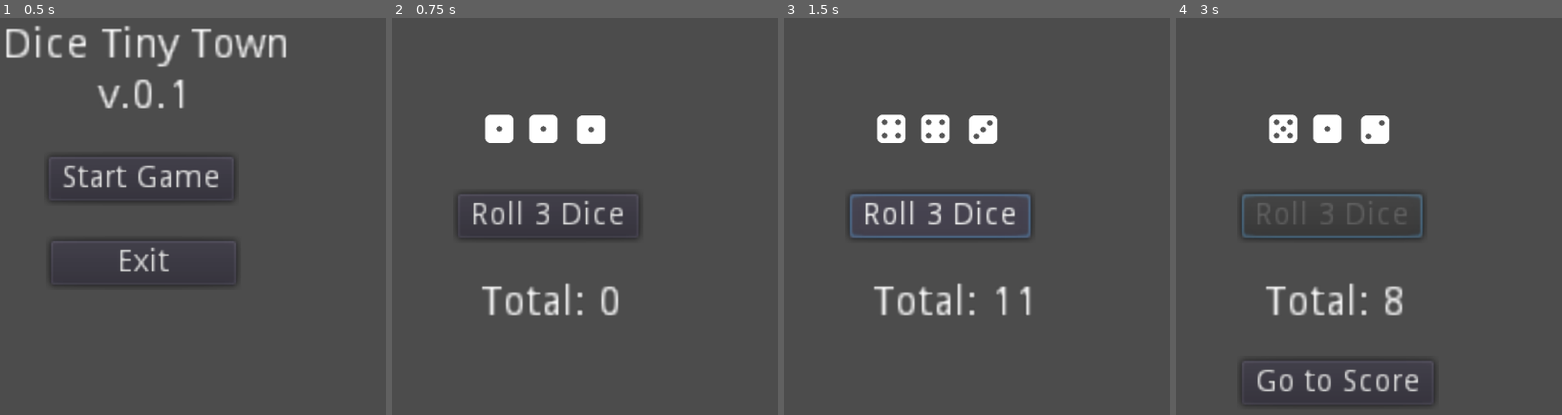
Above: before the commit, frames 1-4 (left to right).
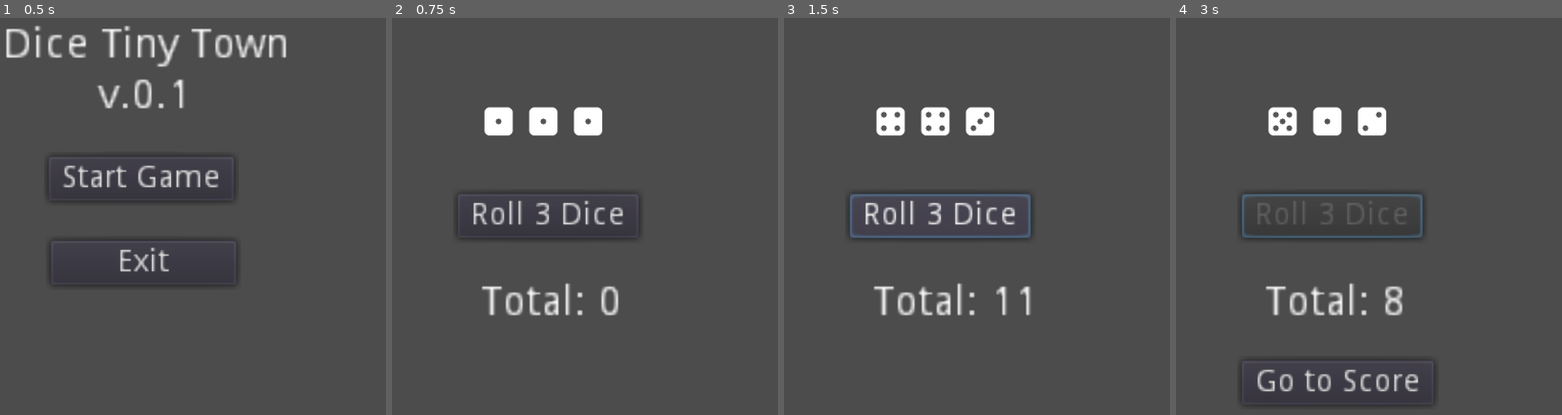
Above: after the commit, the same moments.

Repository: lazini-han/dicetinytown
Game: Godot game, scene res://start_menu.tscn
The game is run twice, just before and just after one commit, with the same random seed, the same clock (stepped at 60 frames per second) and the same inputs.
Inputs:
- Up to frame 1 (0.5 s): no input
- Up to frame 2 (0.75 s): click "Start Game" at 0.5 s
- Up to frame 3 (1.5 s): click "Roll 3 Dice" at 1.25 s
- Up to frame 4 (3 s): click "Roll 3 Dice" at 2 s; click "Roll 3 Dice" at 2.75 s

Frame 1 is identical in both runs. In frame 2, 1.2% of the frame differs, in the area x 23-56%, y 22-32%; in frame 3, 1.3%; in frame 4, 1.3%.

Commit message:
select dice

Diff:
--- /dev/null
+++ b/dice.gd
@@ -0,0 +1,40 @@
+extends Sprite
+
+
+# Declare member variables here. Examples:
+# var a = 2
+# var b = "text"
+
+
+# Called when the node enters the scene tree for the first time.
+func _ready():
+	pass # Replace with function body.
+
+func _input(event):
+	if event is InputEventMouseButton and event.pressed:
+		var mouse_pos = get_global_mouse_position()
+		var sprite_size = texture.get_size() * scale
+		var sprite_rect = Rect2(global_position - (sprite_size * 0.5), sprite_size)
+
+		if sprite_rect.has_point(mouse_pos):
+			var already = $Outline.visible
+			if(already == true):
+				$Outline.visible = false
+				get_parent().get_node("SelectedLabel").text = ""
+			else:
+				var dice1_outline = get_parent().get_node("Dice1/Outline")
+				var dice2_outline = get_parent().get_node("Dice2/Outline")
+				var dice3_outline = get_parent().get_node("Dice3/Outline")
+				dice1_outline.visible = false
+				dice2_outline.visible = false
+				dice3_outline.visible = false
+				$Outline.visible = true;
+				if(self.name == "Dice1"):
+					get_parent().get_node("SelectedLabel").text = str(get_parent().dice1)
+				elif(self.name == "Dice2"):
+					get_parent().get_node("SelectedLabel").text = str(get_parent().dice2)
+				elif(self.name == "Dice3"):
+					get_parent().get_node("SelectedLabel").text = str(get_parent().dice3)
+# Called every frame. 'delta' is the elapsed time since the previous frame.
+#func _process(delta):
+#	pass
--- a/game.gd
+++ b/game.gd
@@ -4,7 +4,9 @@
 var roll_count = 0  # Track number of rolls
 var max_rolls = 3  # Maximum rolls allowed
 var roll_results = []  # Store all three rounds of results
-
+var dice1 = 1
+var dice2 = 1
+var dice3 = 1
 # Declare member variables here. Examples:
 # var a = 2
 # var b = "text"
@@ -30,18 +32,18 @@
 
 func _on_RollButton_pressed():
 	if roll_count < max_rolls:
-		var dice1 = randi() % 6  # First dice (1-6)
-		var dice2 = randi() % 6  # Second dice (1-6)
-		var dice3 = randi() % 6 # Third dice (1-6)
-		var total = dice1 + dice2 + dice3 + 3 # Sum of all dice
+		dice1 = randi() % 6 + 1  # First dice (1-6)
+		dice2 = randi() % 6 + 1 # Second dice (1-6)
+		dice3 = randi() % 6 + 1 # Third dice (1-6)
+		var total = dice1 + dice2 + dice3 # Sum of all dice
 		# Update dice images
-		$Dice1.texture = dice_images[dice1]
-		$Dice2.texture = dice_images[dice2]
-		$Dice3.texture = dice_images[dice3]
+		$Dice1.texture = dice_images[dice1-1]
+		$Dice2.texture = dice_images[dice2-1]
+		$Dice3.texture = dice_images[dice3-1]
 		$SumLabel.text = "Total: " + str(total)
 
 		# Store this round's results
-		roll_results.append([dice1 + 1, dice2 + 1, dice3 + 1, total])
+		roll_results.append([dice1, dice2, dice3, total])
 		roll_count += 1  # Increase roll count
 
 		# ✅ Play rolling sound effect
--- a/game.tscn
+++ b/game.tscn
@@ -1,9 +1,11 @@
-[gd_scene load_steps=5 format=2]
+[gd_scene load_steps=7 format=2]
 
 [ext_resource path="res://Images/dice_1.png" type="Texture" id=1]
 [ext_resource path="res://game.gd" type="Script" id=2]
 [ext_resource path="res://Sound/BGM-Test.mp3" type="AudioStream" id=3]
 [ext_resource path="res://Sound/Effect-RollingTest.mp3" type="AudioStream" id=4]
+[ext_resource path="res://Images/dice_outline_yellow.png" type="Texture" id=5]
+[ext_resource path="res://dice.gd" type="Script" id=6]
 
 [node name="game" type="Node2D"]
 script = ExtResource( 2 )
@@ -15,6 +17,13 @@
 margin_bottom = 411.0
 rect_scale = Vector2( 4, 4 )
 text = "Total: 0"
+
+[node name="SelectedLabel" type="Label" parent="."]
+margin_left = 408.0
+margin_top = 72.0
+margin_right = 455.0
+margin_bottom = 86.0
+rect_scale = Vector2( 4, 4 )
 
 [node name="RollButton" type="Button" parent="."]
 margin_left = 395.0
@@ -34,19 +43,70 @@
 text = "Go to Score"
 
 [node name="Dice1" type="Sprite" parent="."]
-position = Vector2( 451, 190 )
+position = Vector2( 450, 180 )
 scale = Vector2( 0.3, 0.3 )
+z_index = 10
 texture = ExtResource( 1 )
+script = ExtResource( 6 )
+
+[node name="Outline" type="TextureRect" parent="Dice1"]
+visible = false
+anchor_left = -0.52
+anchor_top = -0.52
+anchor_right = 100.0
+margin_left = -16.7734
+margin_top = -13.4401
+margin_right = -12750.3
+margin_bottom = 52.9999
+rect_scale = Vector2( 1.25, 1.25 )
+texture = ExtResource( 5 )
+__meta__ = {
+"_edit_use_anchors_": true
+}
 
 [node name="Dice2" type="Sprite" parent="."]
-position = Vector2( 510, 190 )
+position = Vector2( 510, 180 )
 scale = Vector2( 0.3, 0.3 )
+z_index = 10
 texture = ExtResource( 1 )
+script = ExtResource( 6 )
+
+[node name="Outline" type="TextureRect" parent="Dice2"]
+visible = false
+anchor_left = -0.52
+anchor_top = -0.52
+anchor_right = 100.0
+margin_left = -16.773
+margin_top = -13.44
+margin_right = -12750.3
+margin_bottom = 53.0
+rect_scale = Vector2( 1.25, 1.25 )
+texture = ExtResource( 5 )
+__meta__ = {
+"_edit_use_anchors_": true
+}
 
 [node name="Dice3" type="Sprite" parent="."]
-position = Vector2( 574, 191 )
+position = Vector2( 570, 180 )
 scale = Vector2( 0.3, 0.3 )
+z_index = 10
 texture = ExtResource( 1 )
+script = ExtResource( 6 )
+
+[node name="Outline" type="TextureRect" parent="Dice3"]
+visible = false
+anchor_left = -0.52
+anchor_top = -0.52
+anchor_right = 100.0
+margin_left = -16.773
+margin_top = -13.44
+margin_right = -12750.3
+margin_bottom = 53.0
+rect_scale = Vector2( 1.25, 1.25 )
+texture = ExtResource( 5 )
+__meta__ = {
+"_edit_use_anchors_": true
+}
 
 [node name="BGM" type="AudioStreamPlayer2D" parent="."]
 stream = ExtResource( 3 )
Binary file added: Images/dice_outline_yellow.png
Not shown, added: Images/dice_outline_yellow.png.import
